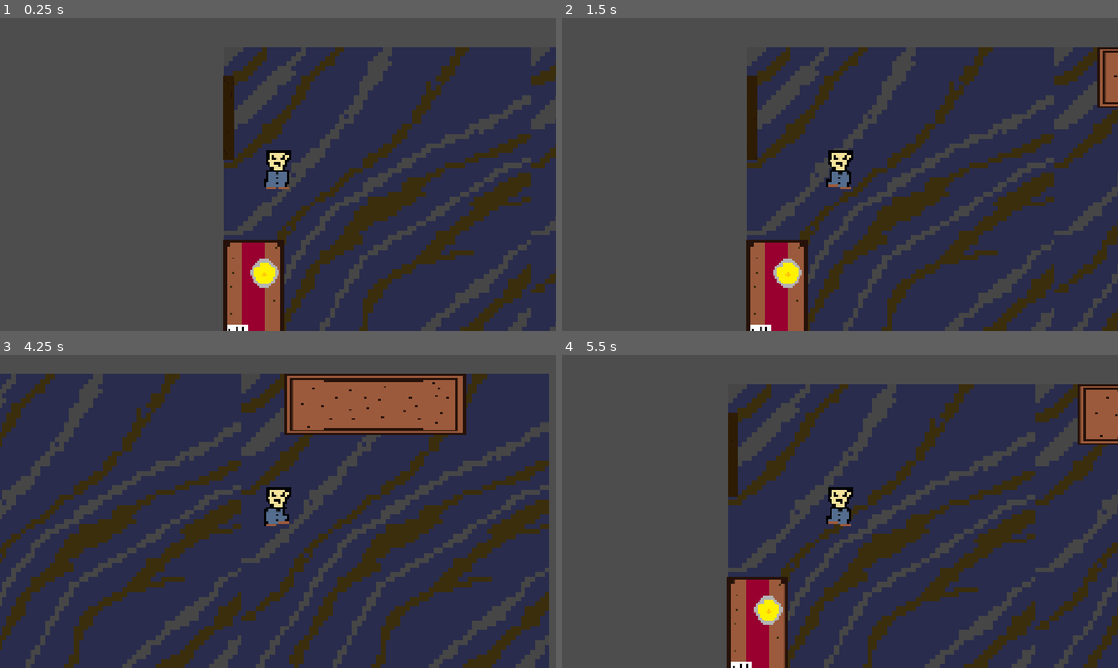
Above: before the commit, frames 1-4 (two rows, left to right).
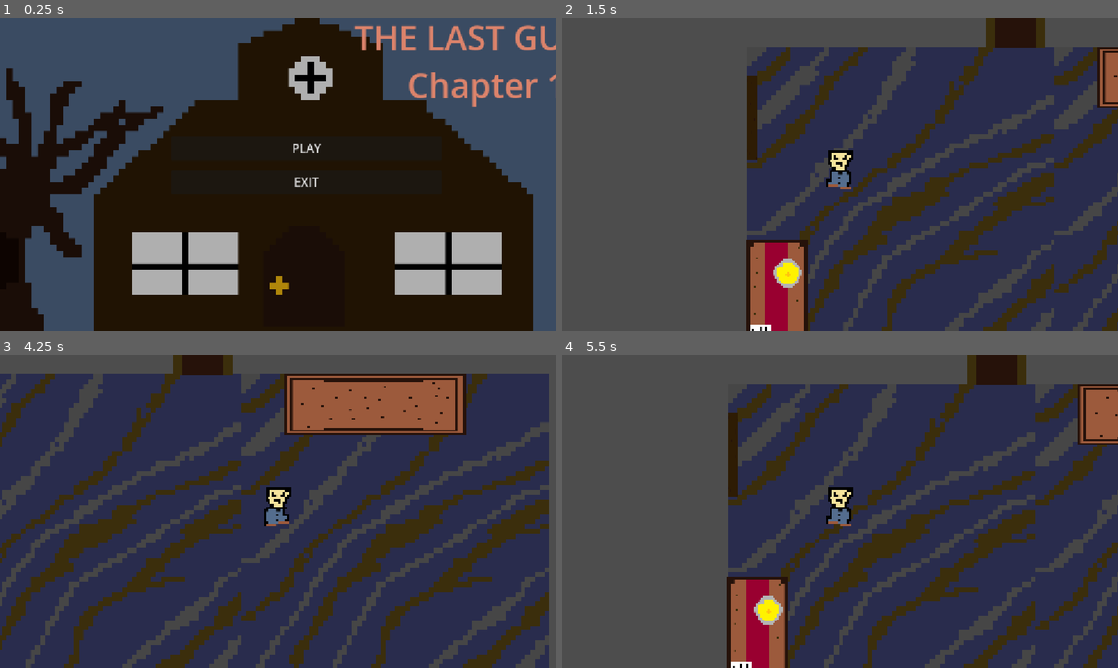
Above: after the commit, the same moments.

Repository: szilveszterbiro7/week3
Game: Godot game, scene res://Scenes/main_menu.tscn
The game is run twice, just before and just after one commit, with the same random seed, the same clock (stepped at 60 frames per second) and the same inputs. Before the commit the project starts from res://Scenes/room_1.tscn.
Inputs (mouse positions are in pixels of both pictures, inside the frame that each line leads up to):
- Up to frame 1 (0.25 s): no input
- Up to frame 2 (1.5 s): click (867, 149) at 0.5 s, where only the run after the commit has a clickable "PLAY"; tap Enter at 1.25 s; move the mouse to (962, 158) at 1.27 s; hold D (right) from 1.28 s (still down); hold E (interact) from 1.28 s (still down); click (962, 158) at 1.42 s
- Up to frame 3 (4.25 s): move the mouse to (166, 527) at 2.02 s; release D (right) at 2.03 s; release E (interact) at 2.03 s; hold S (down) 2.03-2.78 s; tap E (interact) at 2.1, 3.8 s; move the mouse to (333, 442) at 2.77 s; hold D (right) 2.78-3.53 s; hold E (interact) 2.78-3.53 s; tap Alt at 2.85 s; move the mouse to (250, 574) at 3.52 s; hold W (up) from 3.53 s (still down); tap Shift at 3.6 s; click (250, 574) at 3.67 s
- Up to frame 4 (5.5 s): move the mouse to (1006, 558) at 4.27 s; release W (up) at 4.28 s; hold E (interact) 4.28-5.03 s; hold A (left) from 4.28 s (still down); move the mouse to (673, 464) at 5.02 s; tap E (interact) at 5.1 s

The runs differ from the first frame. In frame 1, 78% of the frame differs, in the area x 0-100%, y 0-100%; in frame 2, 1.0%; in frame 3, 0.7%; in frame 4, 1.0%.

Commit message:
Added main menu, good ending and bad ending

Diff:
--- /dev/null
+++ b/Scenes/caught_ending.gd
@@ -0,0 +1,18 @@
+extends Control
+
+
+@onready var play_again = $PlayAgain
+@onready var exit_button = $Exit
+
+func _ready():
+	play_again.pressed.connect(restart_game)
+	exit_button.pressed.connect(exit_game)
+func restart_game():
+	GameManager.has_key=false
+	GameManager.bell_rung=false
+	GameManager.escape=false
+	GameManager.time=10.0
+	GameManager.sound.stop()
+	get_tree().change_scene_to_file("res://Scenes/main_menu.tscn")
+func exit_game():
+	get_tree().quit()
--- /dev/null
+++ b/Scenes/caught_ending.tscn
@@ -0,0 +1,63 @@
+[gd_scene format=3 uid="uid://buuoey4eqetca"]
+
+[ext_resource type="Script" uid="uid://b1qpnragxk5hk" path="res://Scenes/caught_ending.gd" id="1_1mu2x"]
+[ext_resource type="Texture2D" uid="uid://d0vwq880d3oh2" path="res://assets/CaughtEnding.png" id="2_afx8g"]
+
+[node name="CaughtEnding" type="Control" unique_id=1582722220]
+layout_mode = 3
+anchor_right = 1.126
+anchor_bottom = 1.0
+offset_right = -0.15209961
+grow_horizontal = 2
+grow_vertical = 2
+script = ExtResource("1_1mu2x")
+
+[node name="TextureRect" type="TextureRect" parent="." unique_id=1472149273]
+layout_mode = 0
+offset_left = 6.0
+offset_top = 14.0
+offset_right = 1151.0
+offset_bottom = 641.0
+texture = ExtResource("2_afx8g")
+expand_mode = 1
+
+[node name="CaughtText" type="Label" parent="." unique_id=975709662]
+layout_mode = 0
+offset_left = 515.0
+offset_top = 27.0
+offset_right = 1219.0
+offset_bottom = 137.0
+theme_override_colors/font_color = Color(0.6738727, 0, 0.05408039, 1)
+theme_override_font_sizes/font_size = 70
+text = "YOU GOT CAUGHT"
+
+[node name="Label" type="Label" parent="." unique_id=280679014]
+layout_mode = 0
+offset_left = 521.0
+offset_top = 162.0
+offset_right = 1193.0
+offset_bottom = 315.0
+theme_override_colors/font_color = Color(0.6998101, 0.15890616, 0.15620586, 1)
+theme_override_font_sizes/font_size = 35
+text = "You were never supposed to leave.
+
+To be continued..."
+horizontal_alignment = 1
+
+[node name="PlayAgain" type="Button" parent="." unique_id=1778261674]
+layout_mode = 0
+offset_left = 604.0
+offset_top = 370.0
+offset_right = 1132.0
+offset_bottom = 444.0
+theme_override_font_sizes/font_size = 25
+text = "PLAY AGAIN"
+
+[node name="Exit" type="Button" parent="." unique_id=108137045]
+layout_mode = 0
+offset_left = 608.0
+offset_top = 488.0
+offset_right = 1136.0
+offset_bottom = 562.0
+theme_override_font_sizes/font_size = 25
+text = "EXIT"
--- /dev/null
+++ b/Scenes/escape_ending.gd
@@ -0,0 +1,18 @@
+extends Control
+
+
+@onready var play_again = $PlayAgain
+@onready var exit_button = $Exit
+
+func _ready():
+	play_again.pressed.connect(restart_game)
+	exit_button.pressed.connect(exit_game)
+func restart_game():
+	GameManager.has_key=false
+	GameManager.bell_rung=false
+	GameManager.escape=false
+	GameManager.time=10.0
+	GameManager.sound.stop()
+	get_tree().change_scene_to_file("res://Scenes/main_menu.tscn")
+func exit_game():
+	get_tree().quit()
--- /dev/null
+++ b/Scenes/escape_ending.tscn
@@ -0,0 +1,60 @@
+[gd_scene format=3 uid="uid://dxhg6va71e3u8"]
+
+[ext_resource type="Script" uid="uid://d3fgud76n78x1" path="res://Scenes/escape_ending.gd" id="1_vtsiw"]
+
+[node name="EscapeEnding" type="Control" unique_id=677890503]
+layout_mode = 3
+anchors_preset = 15
+anchor_right = 1.0
+anchor_bottom = 1.0
+grow_horizontal = 2
+grow_vertical = 2
+script = ExtResource("1_vtsiw")
+
+[node name="ColorRect" type="ColorRect" parent="." unique_id=1887286468]
+layout_mode = 0
+offset_right = 1153.0
+offset_bottom = 645.0
+color = Color(0.06100855, 0.21508199, 0.09320182, 1)
+
+[node name="EndingText" type="Label" parent="." unique_id=1500744474]
+layout_mode = 0
+offset_left = 188.0
+offset_top = 14.0
+offset_right = 993.0
+offset_bottom = 201.0
+theme_override_colors/font_color = Color(0.7172385, 0.9926526, 0.7134667, 1)
+theme_override_font_sizes/font_size = 100
+text = "YOU ESCAPED"
+horizontal_alignment = 1
+
+[node name="Description" type="Label" parent="." unique_id=1483129179]
+layout_mode = 0
+offset_left = 177.0
+offset_top = 147.0
+offset_right = 1012.0
+offset_bottom = 288.0
+theme_override_font_sizes/font_size = 50
+text = "You made it out!
+But was that really the last guest?
+
+To be continued..."
+horizontal_alignment = 1
+
+[node name="PlayAgain" type="Button" parent="." unique_id=543620785]
+layout_mode = 0
+offset_left = 417.0
+offset_top = 458.0
+offset_right = 776.0
+offset_bottom = 519.0
+theme_override_font_sizes/font_size = 25
+text = "PLAY AGAIN"
+
+[node name="Exit" type="Button" parent="." unique_id=573090385]
+layout_mode = 0
+offset_left = 415.0
+offset_top = 562.0
+offset_right = 774.0
+offset_bottom = 620.0
+theme_override_font_sizes/font_size = 25
+text = "EXIT"
--- /dev/null
+++ b/Scenes/exit.gd
@@ -0,0 +1,22 @@
+extends Area2D
+
+
+var player_nearby=false
+
+@onready var dialogue_manager=get_node("../CanvasLayer")
+
+func _process(_delta):
+	if player_nearby and not  dialogue_manager.dialogue_active:
+		if Input.is_action_just_pressed("interact"):
+			if GameManager.escape:
+				GameManager.escape = false
+				GameManager.sound.stop()
+				get_tree().change_scene_to_file("res://Scenes/escape_ending.tscn")
+			else:
+				dialogue_manager.show_dialogue("I can't leave yet... Something is keeping me here.")
+func _on_body_entered(body):
+	if body.name=="Player":
+		player_nearby=true
+func _on_body_exited(body):
+	if body.name=="Player":
+		player_nearby=false
--- /dev/null
+++ b/Scenes/main_menu.tscn
@@ -0,0 +1,57 @@
+[gd_scene format=3 uid="uid://cbybexbli4ssv"]
+
+[ext_resource type="Script" uid="uid://b07c1rxe1veg4" path="res://main_menu.gd" id="1_48xlc"]
+[ext_resource type="Texture2D" uid="uid://bi1pbrbe6sq36" path="res://assets/MainMenu.png" id="2_1ehe0"]
+
+[node name="MainMenu" type="Control" unique_id=43748847]
+layout_mode = 3
+anchors_preset = 15
+anchor_right = 1.0
+anchor_bottom = 1.0
+grow_horizontal = 2
+grow_vertical = 2
+script = ExtResource("1_48xlc")
+
+[node name="TextureRect" type="TextureRect" parent="." unique_id=836786013]
+layout_mode = 0
+offset_right = 1150.0
+offset_bottom = 652.0
+texture = ExtResource("2_1ehe0")
+
+[node name="Overlay" type="ColorRect" parent="." unique_id=599078636]
+layout_mode = 0
+offset_right = 1302.0
+offset_bottom = 649.0
+color = Color(0.0060948264, 0.0049350676, 0.004605951, 0.314)
+
+[node name="Title" type="Label" parent="." unique_id=3271242]
+layout_mode = 0
+offset_left = 689.0
+offset_top = -8.0
+offset_right = 1329.0
+offset_bottom = 187.0
+theme_override_colors/font_color = Color(0.8618314, 0.5126951, 0.41851303, 1)
+theme_override_font_sizes/font_size = 70
+text = "THE LAST GUEST
+Chapter 1"
+horizontal_alignment = 1
+
+[node name="MenuButtons" type="VBoxContainer" parent="." unique_id=1438929496]
+layout_mode = 0
+offset_left = 355.0
+offset_top = 245.0
+offset_right = 915.0
+offset_bottom = 375.0
+theme_override_constants/separation = 20
+
+[node name="Play" type="Button" parent="MenuButtons" unique_id=214966584]
+custom_minimum_size = Vector2(220, 50)
+layout_mode = 2
+theme_override_font_sizes/font_size = 25
+text = "PLAY"
+
+[node name="Exit" type="Button" parent="MenuButtons" unique_id=973202087]
+custom_minimum_size = Vector2(220, 50)
+layout_mode = 2
+theme_override_font_sizes/font_size = 25
+text = "EXIT"
--- a/Scenes/room_1.tscn
+++ b/Scenes/room_1.tscn
@@ -13,6 +13,8 @@
 [ext_resource type="Script" uid="uid://ddjm8sxvqq423" path="res://Scenes/door.gd" id="11_le3mp"]
 [ext_resource type="Texture2D" uid="uid://0gr6obs6gadu" path="res://assets/Door1.png" id="11_rxny8"]
 [ext_resource type="PackedScene" uid="uid://c0slo0uieccfr" path="res://Scenes/effects.tscn" id="13_33xc7"]
+[ext_resource type="Script" uid="uid://cr56bddvuoaty" path="res://Scenes/exit.gd" id="14_m1vre"]
+[ext_resource type="Texture2D" uid="uid://nynkyxx4uqfv" path="res://assets/ExitDoor.png" id="14_yt43a"]
 
 [sub_resource type="SegmentShape2D" id="SegmentShape2D_0gevy"]
 a = Vector2(-13, 1121)
@@ -39,6 +41,9 @@
 
 [sub_resource type="RectangleShape2D" id="RectangleShape2D_x6n8h"]
 size = Vector2(46.5, 182)
+
+[sub_resource type="RectangleShape2D" id="RectangleShape2D_33xc7"]
+size = Vector2(168.5, 50.5)
 
 [node name="Room1" type="Node2D" unique_id=2094689066]
 position = Vector2(-286, -410)
@@ -216,9 +221,23 @@
 
 [node name="Effects" parent="." unique_id=2129801350 instance=ExtResource("13_33xc7")]
 
+[node name="Exit" type="Area2D" parent="." unique_id=519784964]
+script = ExtResource("14_m1vre")
+
+[node name="Sprite2D" type="Sprite2D" parent="Exit" unique_id=997267667]
+position = Vector2(801, 331)
+scale = Vector2(0.42881933, 0.36545137)
+texture = ExtResource("14_yt43a")
+
+[node name="CollisionShape2D" type="CollisionShape2D" parent="Exit" unique_id=92619441]
+position = Vector2(785.75, 456.75)
+shape = SubResource("RectangleShape2D_33xc7")
+
 [connection signal="body_entered" from="Table" to="Table" method="_on_body_entered"]
 [connection signal="body_exited" from="Table" to="Table" method="_on_body_exited"]
 [connection signal="body_entered" from="Bell" to="Bell" method="_on_body_entered"]
 [connection signal="body_exited" from="Bell" to="Bell" method="_on_body_exited"]
 [connection signal="body_entered" from="Door" to="Door" method="_on_body_entered"]
 [connection signal="body_exited" from="Door" to="Door" method="_on_body_exited"]
+[connection signal="body_entered" from="Exit" to="Exit" method="_on_body_entered"]
+[connection signal="body_exited" from="Exit" to="Exit" method="_on_body_exited"]
--- a/Scripts/game_manager.gd
+++ b/Scripts/game_manager.gd
@@ -5,14 +5,25 @@
 var escape=false
 var time=10.0
 
+@onready var sound= AudioStreamPlayer.new()
+
+func _ready():
+	add_child(sound)
+	sound.stream=preload("res://Sounds/chase.wav")
+	sound.volume_db=-8.0
 func _process(delta):
 	if escape:
 		time-=delta
 		print ("Time left: ", snapped(time, 0.1))
 		if time<=0:
+			sound.stop()
 			escape=false
 			time=0
-			print("TIME IS UP! The Last Guest caught you!")
+			get_tree().call_deferred(
+		"change_scene_to_file",
+		"res://Scenes/caught_ending.tscn"
+	)
 func start_escape():
 	escape=true
 	time=10.0
+	sound.play()
--- /dev/null
+++ b/main_menu.gd
@@ -0,0 +1,18 @@
+extends Control
+
+
+@onready var play_button=$MenuButtons/Play
+@onready var exit_button=$MenuButtons/Exit
+
+func _ready():
+	play_button.pressed.connect(start_game)
+	exit_button.pressed.connect(exit_game)
+func start_game():
+	GameManager.has_key=false
+	GameManager.bell_rung=false
+	GameManager.escape=false
+	GameManager.time=10.0
+	GameManager.sound.stop()
+	get_tree().change_scene_to_file("res://Scenes/room_1.tscn")
+func exit_game():
+	get_tree().quit()
--- a/project.godot
+++ b/project.godot
@@ -11,7 +11,7 @@
 [application]
 
 config/name="week3"
-run/main_scene="uid://dda7rumat4ksr"
+run/main_scene="res://Scenes/main_menu.tscn"
 config/features=PackedStringArray("4.7", "GL Compatibility")
 config/icon="res://icon.svg"
 
Not shown, added: Scenes/caught_ending.gd.uid
Not shown, added: Scenes/escape_ending.gd.uid
Not shown, added: Scenes/exit.gd.uid
Not shown, added: Sounds/chase.wav.import
Binary file added: assets/CaughtEnding.png
Not shown, added: assets/CaughtEnding.png.import
Binary file added: assets/ExitDoor.png
Not shown, added: assets/ExitDoor.png.import
Binary file added: assets/MainMenu.png
Not shown, added: assets/MainMenu.png.import
Not shown, added: main_menu.gd.uid
Not shown, added: Sounds/chase.wav
